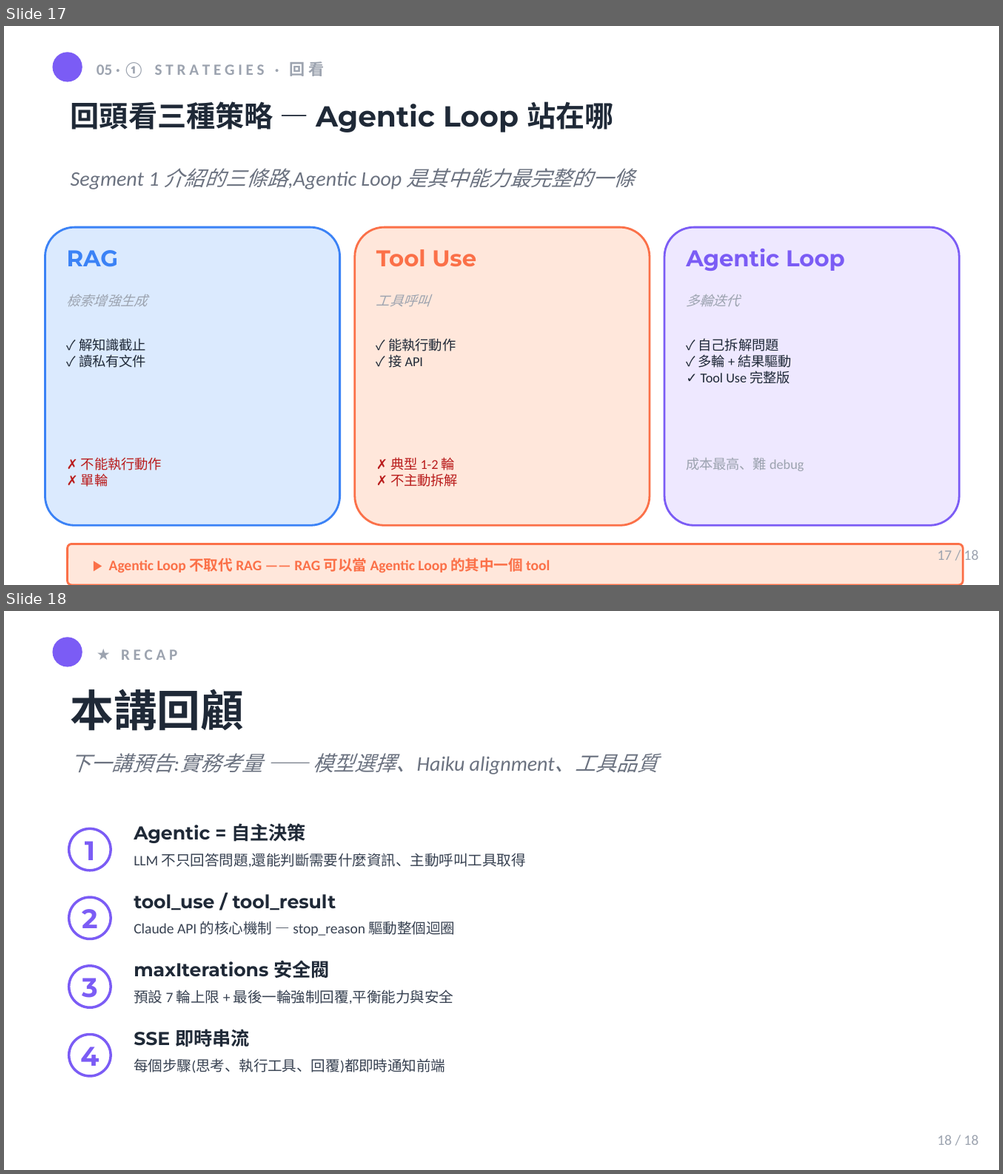
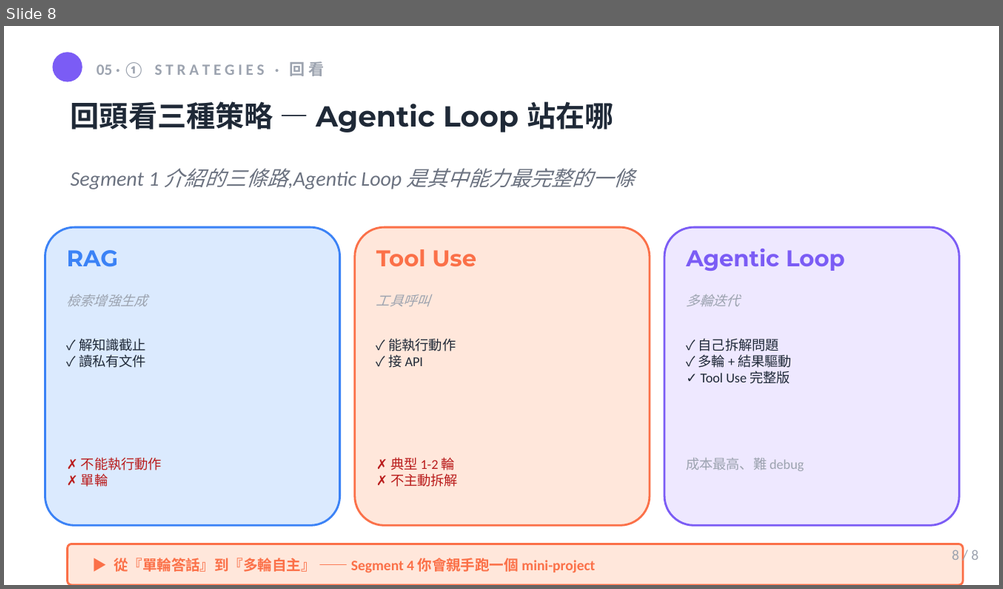
Before and after one commit to mjib007/nchu-mcp-workshop-2026, a slide deck: 03-agentic-tool-loop.pptx. Shown one above the other, each under a label of ours: slides 17 and 18 before the commit, slide 8 after it. The pictures are 1003x1174 and 1003x589 pixels, drawn with LibreOffice and Linux fonts; fonts in the diff are those of the drawing. Boxes give left, top, right and bottom in pixels: in the first picture for what was removed or moved away, otherwise in the second. Text is boxed around its words. In the diff, an @@ line names an element or a change of style, - is before the commit and + after.

```diff
--- a/03-agentic-tool-loop.pptx
+++ b/03-agentic-tool-loop.pptx
@@ slide 18 removed at (4,611,999,1170), background #FFFFFF @@
@@ rectangle removed at (4,611,999,1170) @@
@@ ellipse removed at (53,637,82,667) @@
@@ text removed at (121,649,177,660) @@
-★ R E C A P
@@ text removed at (71,689,244,731) @@
-本講回顧
@@ text removed at (71,753,658,775) @@
-下一講預告:實務考量 —— 模型選擇、Haiku alignment、工具品質
@@ ellipse removed at (68,829,111,871) @@
@@ text removed at (134,823,306,843) @@
-Agentic = 自主決策
@@ text removed at (85,841,95,860) @@
-1
@@ text removed at (134,853,526,868) @@
-LLM 不只回答問題,還能判斷需要什麼資訊、主動呼叫工具取得
@@ ellipse removed at (68,897,111,940) @@
@@ text removed at (134,894,336,911) @@
-tool_use / tool_result
@@ text removed at (82,909,97,928) @@
-2
@@ text removed at (134,921,455,936) @@
-Claude API 的核心機制 — stop_reason 驅動整個迴圈
@@ text removed at (134,960,330,979) @@
-maxIterations 安全閥
@@ ellipse removed at (68,966,111,1008) @@
@@ text removed at (82,978,98,998) @@
-3
@@ text removed at (134,990,453,1005) @@
-預設 7 輪上限 + 最後一輪強制回覆,平衡能力與安全
@@ text removed at (134,1029,249,1048) @@
-SSE 即時串流
@@ ellipse removed at (68,1035,111,1076) @@
@@ text removed at (80,1047,99,1066) @@
-4
@@ text removed at (134,1059,445,1073) @@
-每個步驟(思考、執行工具、回覆)都即時通知前端
@@ text removed at (937,1136,979,1145) @@
-18 / 18
@@ what was slide 17 is now slide 8 @@
@@ slide 8 changed as well @@
@@ text at (114,558,595,574): text changed @@
-▶ Agentic Loop 不取代 RAG —— RAG 可以當 Agentic Loop 的其中一個 tool
+▶ 從『單輪答話』到『多輪自主』 —— Segment 4 你會親手跑一個 mini-project
@@ text at (951,551,979,560): text changed @@
-17 / 18
+8 / 8
```
Also in this commit, not shown: 4 other slides changed, 2 slides added, 11 other slides removed, 1 other file.
